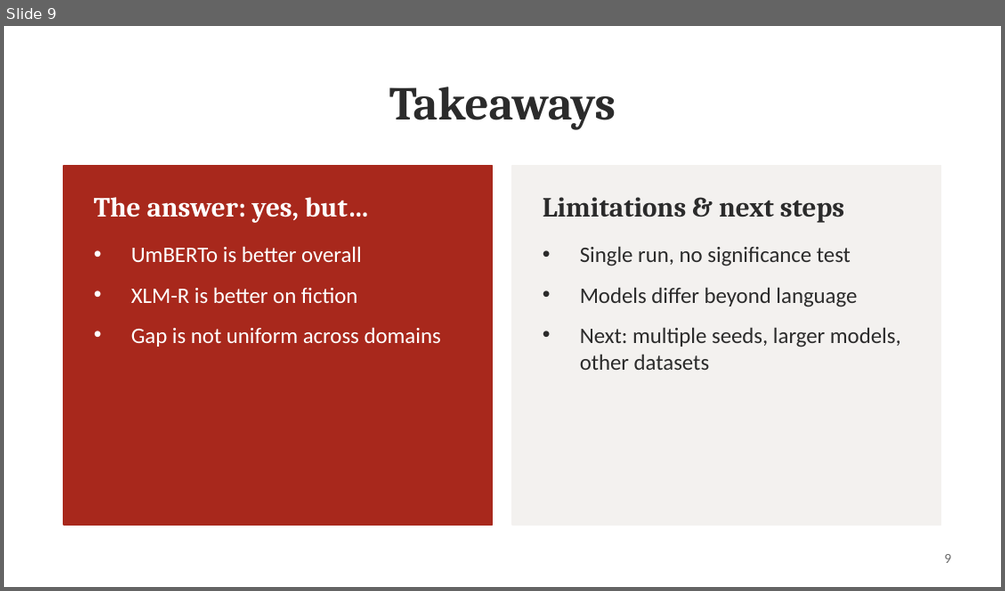
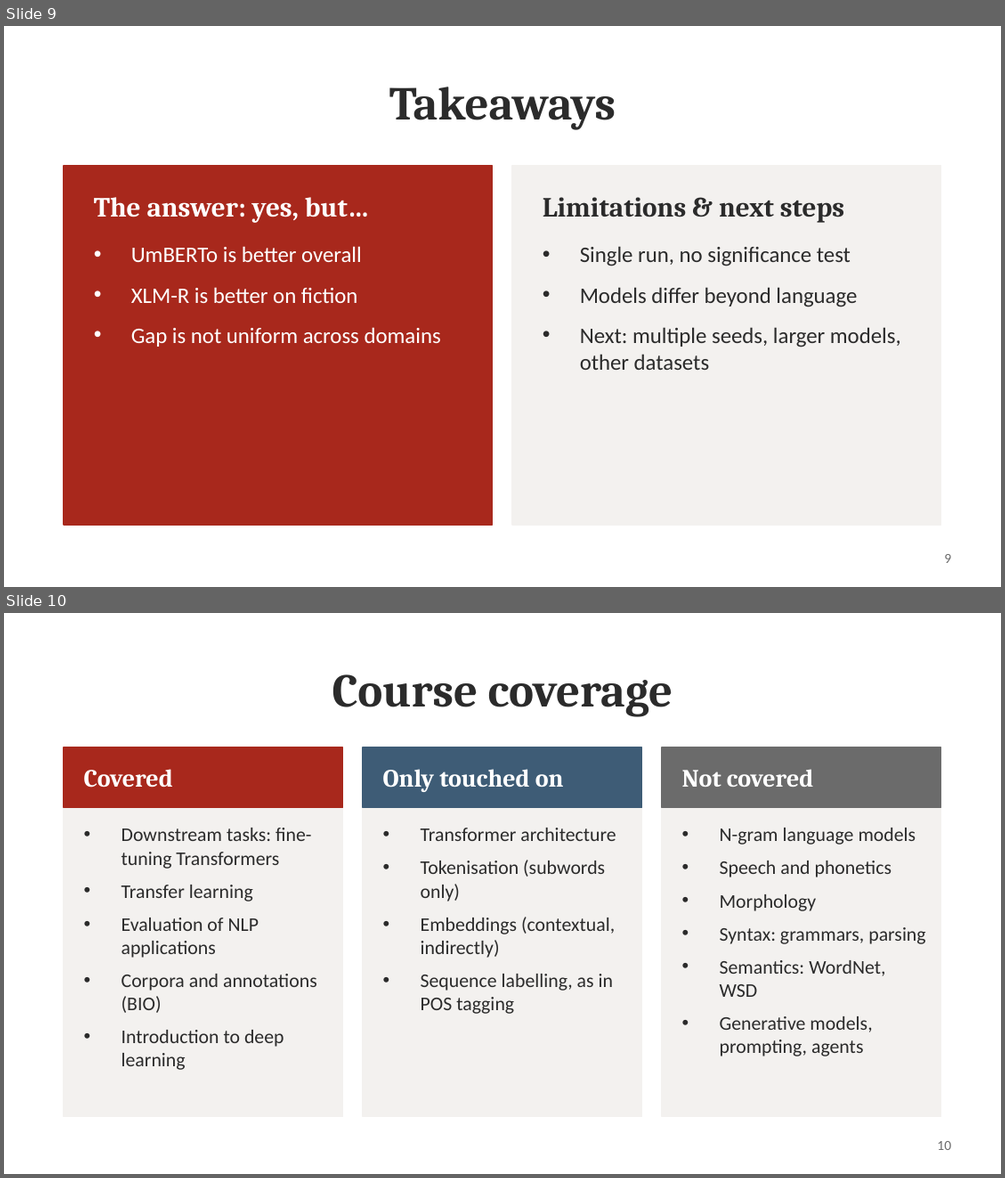
Before and after one commit to oManuelmo/nlp, a slide deck: presentation/Italian_NER_Presentation.pptx. Shown one above the other, each under a label of ours: slide 9 before the commit, slides 9 and 10 after it. The pictures are 1005x591 and 1005x1178 pixels, drawn with LibreOffice and Linux fonts; fonts in the diff are those of the drawing. Boxes give left, top, right and bottom in pixels: in the first picture for what was removed or moved away, otherwise in the second. Text is boxed around its words. In the diff, an @@ line names an element or a change of style, - is before the commit and + after.

Commit message:
feat: update Italian NER presentation files in PDF and PPTX formats

```diff
--- a/presentation/Italian_NER_Presentation.pptx
+++ b/presentation/Italian_NER_Presentation.pptx
@@ slide 10 added at <box>4,613,1001,1174</box>, background #FFFFFF @@
@@ title added at <box>332,674,673,717</box>, 34 pt, text #2B2B2B, bold @@
+Course coverage
@@ rectangle added at <box>64,747,343,1117</box>, fill #F3F1EF, outline #F3F1EF 1 pt @@
@@ rectangle added at <box>64,747,343,807</box>, fill #A8281C, outline #A8281C 1 pt @@
@@ text added at <box>84,769,173,787</box>, 18 pt, text #FFFFFF, bold @@
+Covered
@@ rectangle added at <box>363,747,642,1117</box>, fill #F3F1EF, outline #F3F1EF 1 pt @@
@@ rectangle added at <box>363,747,642,807</box>, fill #3E5C76, outline #3E5C76 1 pt @@
@@ text added at <box>383,769,564,792</box>, 18 pt, text #FFFFFF, bold @@
+Only touched on
@@ rectangle added at <box>662,747,941,1117</box>, fill #F3F1EF, outline #F3F1EF 1 pt @@
@@ rectangle added at <box>662,747,941,807</box>, fill #6B6B6B, outline #6B6B6B 1 pt @@
@@ text added at <box>682,769,813,787</box>, 18 pt, text #FFFFFF, bold @@
+Not covered
@@ text added at <box>121,827,317,1070</box>, 14 pt, text #2B2B2B @@
+• Downstream tasks: fine-tuning Transformers
+• Transfer learning
+• Evaluation of NLP applications
+• Corpora and annotations (BIO)
+• Introduction to deep learning
@@ text added at <box>421,827,615,1013</box>, 14 pt, text #2B2B2B @@
+• Transformer architecture
+• Tokenisation (subwords only)
+• Embeddings (contextual, indirectly)
+• Sequence labelling, as in POS tagging
@@ text added at <box>720,827,925,1056</box>, 14 pt, text #2B2B2B @@
+• N-gram language models
+• Speech and phonetics
+• Morphology
+• Syntax: grammars, parsing
+• Semantics: WordNet, WSD
+• Generative models, prompting, agents
@@ page number added at <box>937,1141,951,1150</box>, 10 pt, text #6B6B6B @@
+10
```
Also in this commit, not shown: 1 other file.
